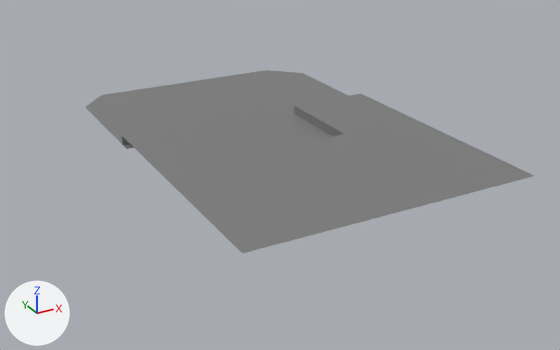
What one commit did to the FBX model Narcomancer/Assets/Meshes/Environment/Structure/Structure_Floor_First_fbx_v01.fbx.
One viewpoint serves both versions: a 50 mm lens placed at (-64.2, -111.6, 44.7), pointed at (-9.0, -11.3, -5.5). The axes (+X, +Y, +Z) are drawn at lower left. The lights are the same throughout. Where no turn or scale is listed for an object, it has been applied to the vertices. Vertices at the same position are counted once.
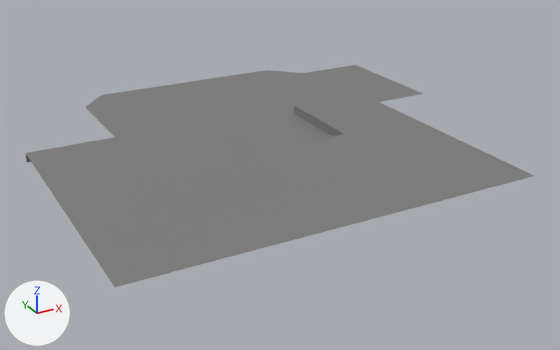
Where the newer file only moved an object's origin or applied its transform, the numbers keep the older frame.

Edits to the scene script, one JSON object a line:
```json
{"block": "me_mesh", "where": "me_mesh.from_pydata(...)  # 40 vertices, 21 faces; spans x -31.0..14.0, y -42.5..26.5, z 0.0..1.5"}
{"block": "me_mesh", "where": "# used by ob_pcube6; location = (0.0, 0.0, 0.0)"}
{"block": "me_mesh", "where": "# verts and faces of me_mesh; kept vertices keep their numbers, new ones are numbered from 40"}
{"block": "me_mesh", "where": "# before: 0 (-31.0, -42.5, 1.5) at pixel (242, 253), 2 (-31.0, 0.0, 1.5) at pixel (121, 135), 4 (-31.0, 0.0, 0.0) at pixel (122, 144), 6 (-31.0, -17.5, 1.5) at pixel (162, 175)"}
{"block": "me_mesh", "where": "# before: 23 (14.0, 21.0, 0.0) at pixel (302, 73), 31 (14.0, -1.9, 0.0)"}
{"block": "me_mesh", "change": "me_mesh part 1"}
{"op": "add", "block": "me_mesh", "code": "for new, old in zip([*range(40, 44)], [0, 2, 4, 6]): verts[new] = verts[old] + (-14.8, 0.0, 0.0)"}
{"op": "add", "block": "me_mesh", "code": "faces += [(0, 6, 43, 40), (2, 4, 42, 41), (2, 41, 43, 6)]"}
{"block": "me_mesh", "change": "me_mesh part 2"}
{"op": "add", "block": "me_mesh", "code": "verts[44] = (26.9, -1.9, 0.0)  # pixel (423, 93)"}
{"op": "add", "block": "me_mesh", "code": "verts[45] = (26.9, 21.0, 0.0)  # pixel (355, 64)"}
{"op": "add", "block": "me_mesh", "code": "faces += [(23, 31, 44, 45)]"}
```

Boxes [x1, y1, x2, y2] around the edits, measured in the pictures (560 x 350 px):
```json
{"object": "pCube6", "change": "reshaped", "before": [85, 70, 534, 253], "after": [25, 65, 534, 287], "on screen": "13% wider, 21% taller"}
{"part": 1, "of": "me_mesh", "change": "added", "after": [25, 136, 242, 287]}
{"part": 2, "of": "me_mesh", "change": "added", "after": [303, 65, 423, 102]}
```
